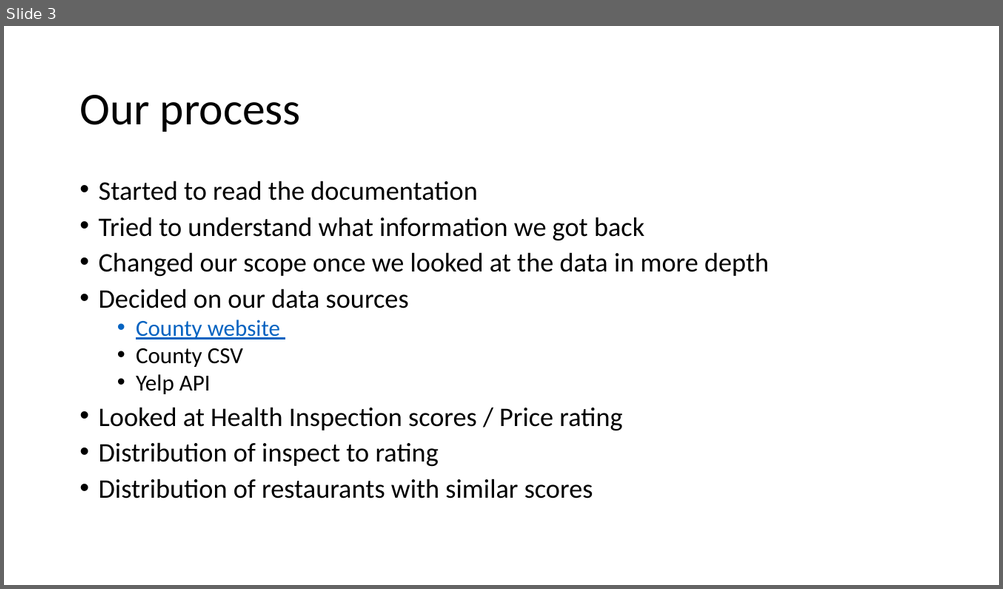
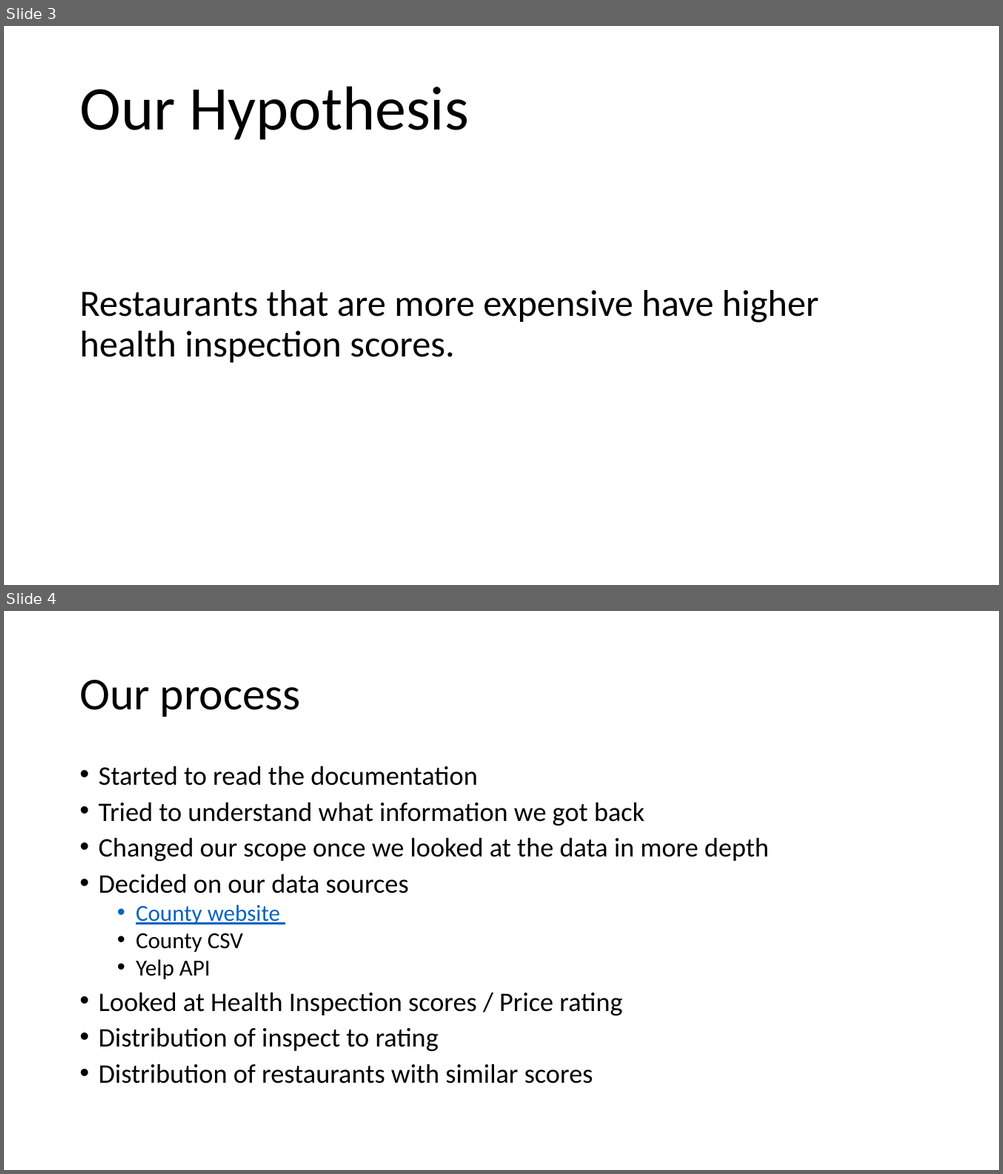
Before and after one commit to DCMilligan88/PriceVsHealth, a slide deck: Project 1 presentation (1).pptx. Shown one above the other, each under a label of ours: slide 3 before the commit, slides 3 and 4 after it. The pictures are 1003x589 and 1003x1174 pixels, drawn with LibreOffice and Linux fonts; fonts in the diff are those of the drawing; background and template pictures are left out. Boxes give left, top, right and bottom in pixels: in the first picture for what was removed or moved away, otherwise in the second. Text is boxed around its words. In the diff, an @@ line names an element or a change of style, - is before the commit and + after.

```diff
--- a/Project 1 presentation (1).pptx
+++ b/Project 1 presentation (1).pptx
@@ slide 3 added at bbox=[4, 26, 999, 585], background picture (left out) @@
@@ title added at bbox=[79, 86, 469, 140], 60 pt, text #000000 @@
+Our Hypothesis
@@ text added at bbox=[79, 290, 819, 363], 36 pt, text #000000 @@
+Restaurants that are more expensive have higher health inspection scores.
@@ what was slide 3 is now slide 4 @@
```
Also in this commit, not shown: 3 slides changed.
